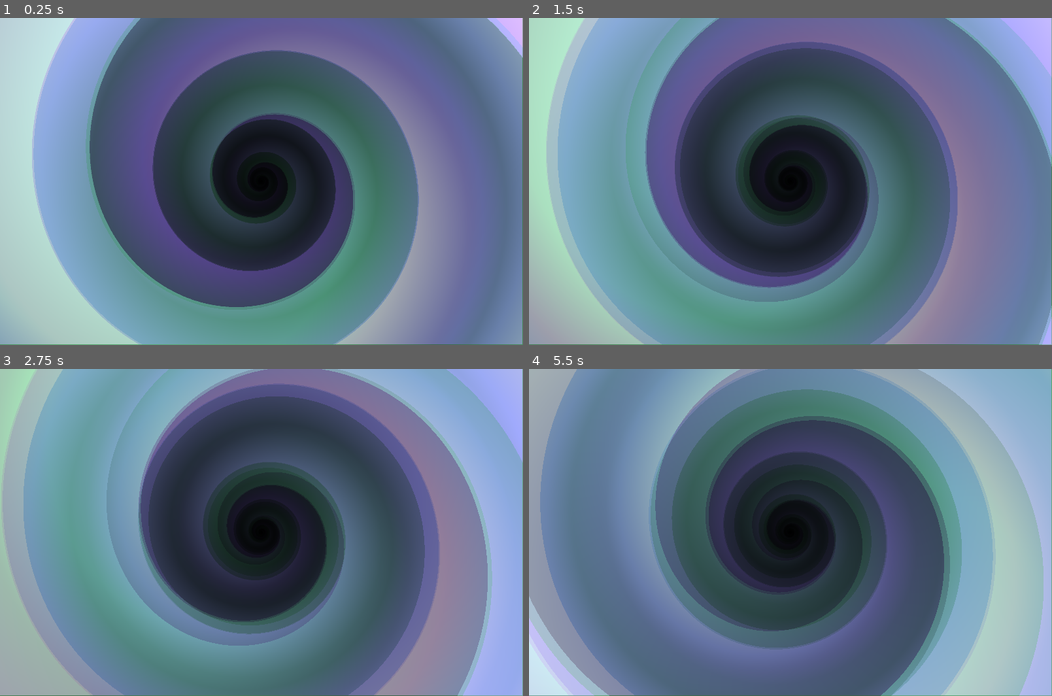
Above: before the commit, frames 1-4 (two rows, left to right).
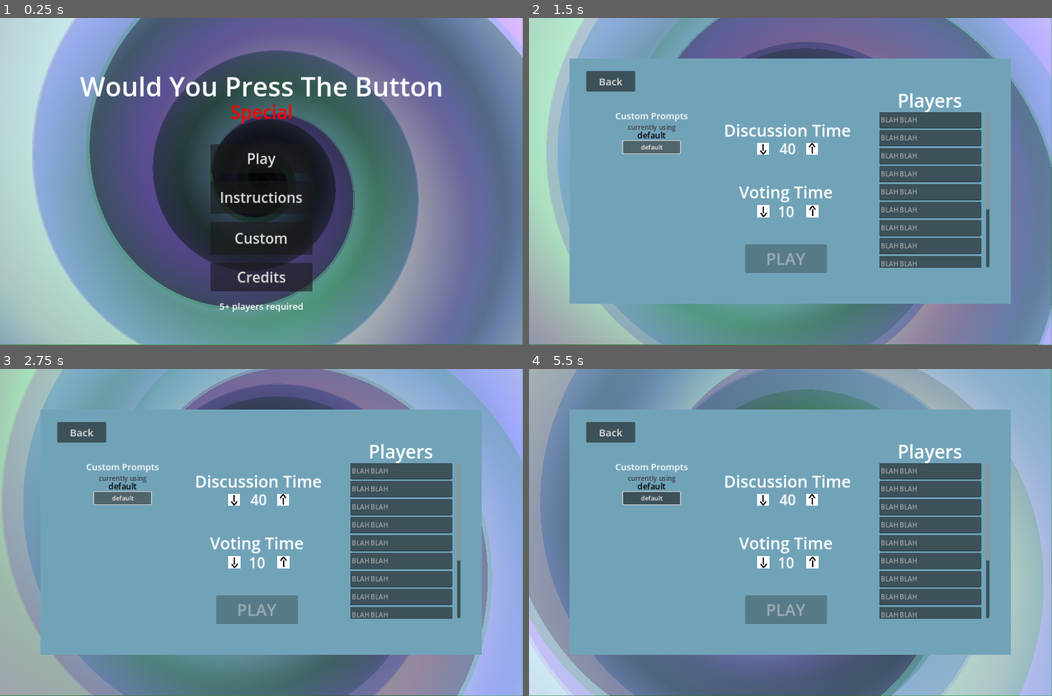
Above: after the commit, the same moments.

Repository: Beepered/WouldYouPressTheButton-Special
Game: Godot game, scene res://scenes/game_manager.tscn
Two runs of this game, one before a commit and one after it. Both use one fixed random seed, a clock stepped at 60 frames per second and the inputs below.
Inputs (mouse positions are in pixels of both pictures, inside the frame that each line leads up to):
- Up to frame 1 (0.25 s): no input
- Up to frame 2 (1.5 s): click (790, 158) at 0.5 s, where only the run after the commit has a clickable "Play"; click (649, 148) at 1.25 s, where only the run after the commit has a clickable "default"
- Up to frame 3 (2.75 s): click (120, 499) at 2 s, where only the run after the commit has a clickable "default"
- Up to frame 4 (5.5 s): click (649, 499) at 2.75 s, where only the run after the commit has a clickable "default"; move the mouse to (905, 516) at 3.52 s; click (905, 516) at 3.67 s; move the mouse to (685, 548) at 4.27 s; click (685, 548) at 4.42 s; move the mouse to (842, 460) at 5.02 s; click (842, 460) at 5.17 s

The runs differ from the first frame. In frame 1, 4.5% of the frame differs, in the area x 15-85%, y 17-90%; in frame 2, 52%; in frame 3, 50%; in frame 4, 55%, in the area x 7-93%, y 12-88%.
Error before the commit: Invalid call. Nonexistent function 'keys' in base 'Nil'. (res://scripts/game_manager.gd:17)

Commit message:
fixed loading test file

Diff:
--- a/wouldyoupressthebutton-special/scripts/game_manager.gd
+++ b/wouldyoupressthebutton-special/scripts/game_manager.gd
@@ -13,50 +13,7 @@
 	dir = DirAccess.open(OS.get_executable_path().get_base_dir())
 	dir.make_dir("prompt chances")
 
-	var load = initialize_save("test")
-	for i in load.keys():
-		print(load[i].prompt)
-
 	begin_menu()
-
-func initialize_save(path):
-	var textFile = FileAccess.open(Global.custom_folder_path + path + ".txt", FileAccess.READ)
-	if(textFile):
-		var save_dict = {}
-		var save_file = FileAccess.open(Global.chance_folder_path + path + ".save", FileAccess.READ)
-		if(save_file):
-			var json = JSON.new()
-			var json_string = save_file.get_line()
-			var parse_result = json.parse(json_string)
-			var data = json.data
-			var savedPrompts = []
-			var savedChances = []
-			for i in data.keys():
-				savedPrompts.append(data[i].prompt)
-				savedChances.append(data[i].chance)
-			# find differences through text file
-			var position = 1
-			while textFile.get_position() < textFile.get_length():
-				var textPrompt = textFile.get_line()
-				if(savedPrompts.size() < position || textPrompt != savedPrompts[position - 1]):
-					save_dict[position] = {"prompt": textPrompt, "chance": 0.5}
-				else:
-					save_dict[position] = {"prompt": textPrompt, "chance": savedChances[position - 1]}
-				position += 1
-			var save_to_file = FileAccess.open(Global.chance_folder_path + path + ".save", FileAccess.WRITE)
-			json_string = JSON.stringify(save_dict)
-			save_to_file.store_line(json_string)
-		else:
-			var position = 1
-			while textFile.get_position() < textFile.get_length():
-				save_dict[position] = {"prompt": textFile.get_line(), "chance": 0.5}
-				position += 1
-			var save_to_file = FileAccess.open(Global.chance_folder_path + path + ".save", FileAccess.WRITE)
-			var json_string = JSON.stringify(save_dict)
-			save_to_file.store_line(json_string)
-		return save_dict
-	else:
-		print("no file")
 
 func begin_menu():
 	var menu = mainMenu.instantiate()
--- a/wouldyoupressthebutton-special/scripts/play/play_controller.gd
+++ b/wouldyoupressthebutton-special/scripts/play/play_controller.gd
@@ -41,7 +41,7 @@
 @onready var prompts = really_get_prompts()
 
 func really_get_prompts():
-	var load = promptReader.initialize_save("test") # get dictionary
+	var load = promptReader.initialize_save(Global.file_path) # get dictionary
 	var prompts = []
 	if(load.keys().size() < numRounds): # if too few keys then get all custom prompt and then take from default
 		for i in load.keys():
